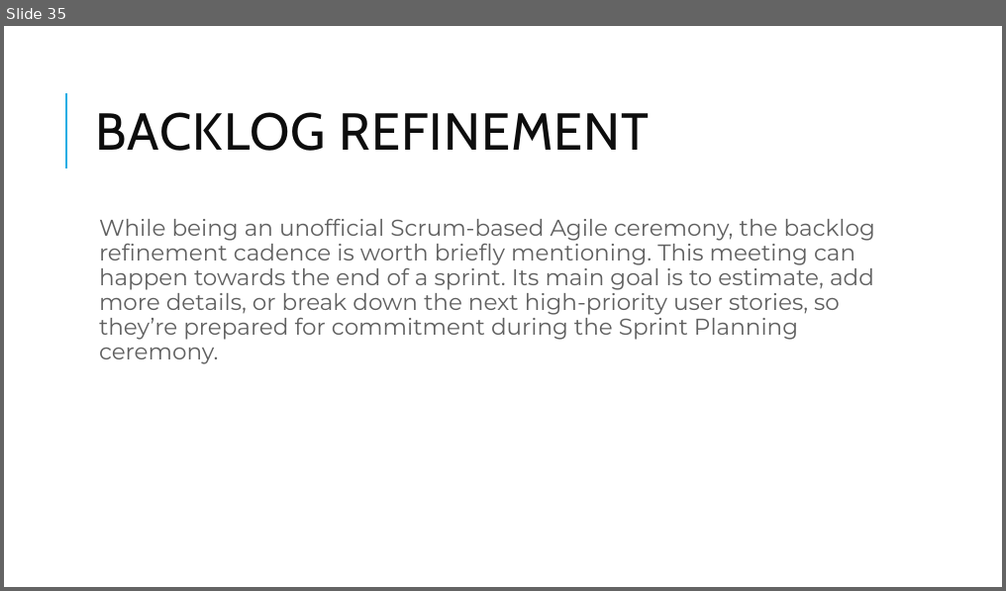
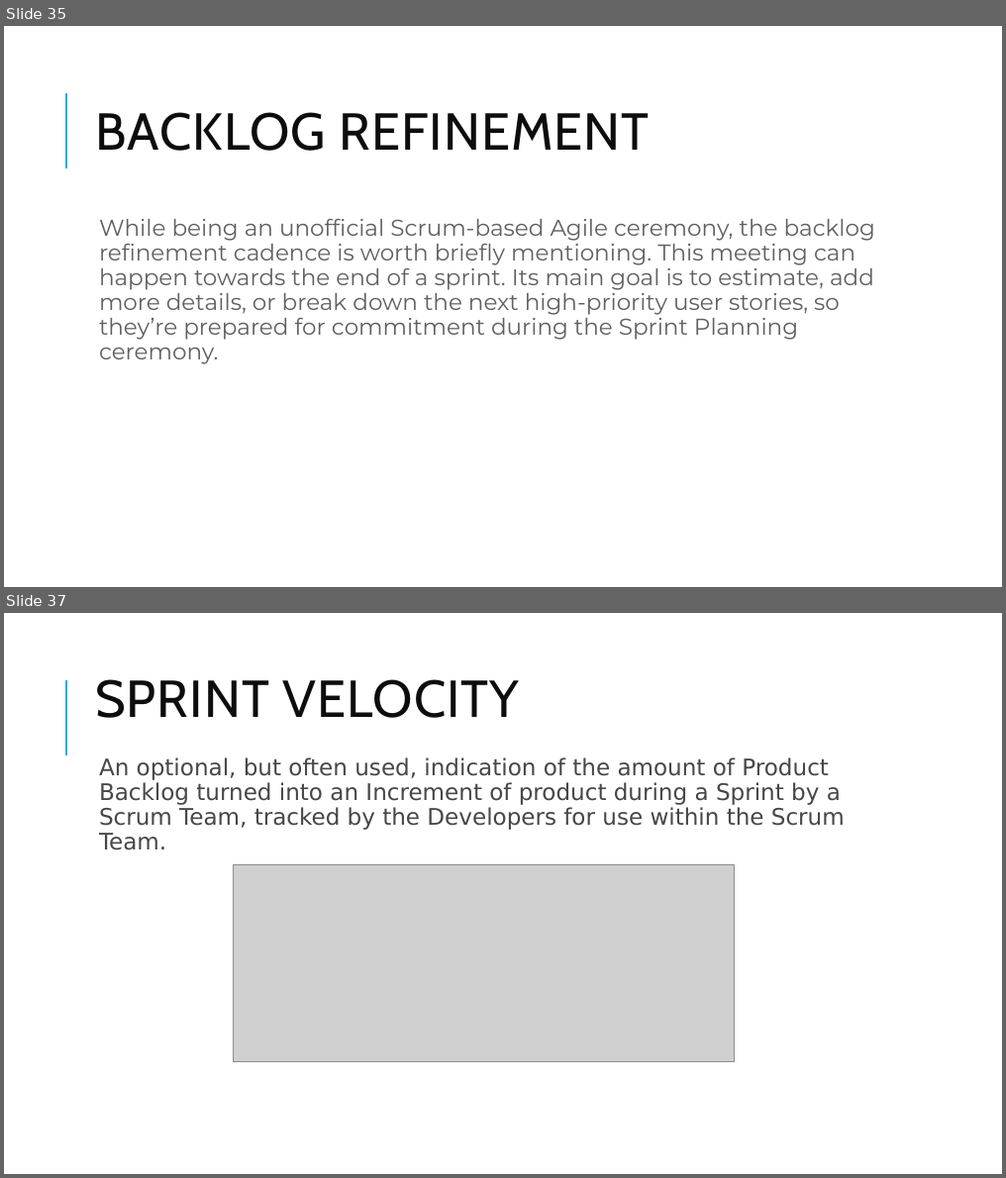
Before and after one commit to skandhwa/1stJulySimplelearn, a slide deck: Phase 1- Planning And Automation.pptx. Shown one above the other, each under a label of ours: slide 35 before the commit, slides 35 and 37 after it; the slides between them are not shown. The pictures are 1006x591 and 1006x1178 pixels, drawn with LibreOffice and Linux fonts; fonts in the diff are those of the drawing; grey boxes stand for pictures. Boxes give left, top, right and bottom in pixels: in the first picture for what was removed or moved away, otherwise in the second. Text is boxed around its words. In the diff, an @@ line names an element or a change of style, - is before the commit and + after.

```diff
--- a/Phase 1- Planning And Automation.pptx
+++ b/Phase 1- Planning And Automation.pptx
@@ slide 37 added at [4, 613, 1002, 1174], background #FFFFFF; not listed: 1 template element that a slide beside it also shows @@
@@ title added at [95, 679, 520, 718], 50 pt, text #0D0D0D @@
+SPRINT VELOCITY
@@ text added at [99, 758, 845, 851], 22 pt, text #474747 @@
+  An optional, but often used, indication of the amount of Product Backlog turned into an Increment of product during a Sprint by a Scrum Team, tracked by the Developers for use within the Scrum Team.
@@ picture added at [233, 864, 735, 1062] @@
```
Also in this commit, not shown: 1 slide changed, 8 other slides added.
